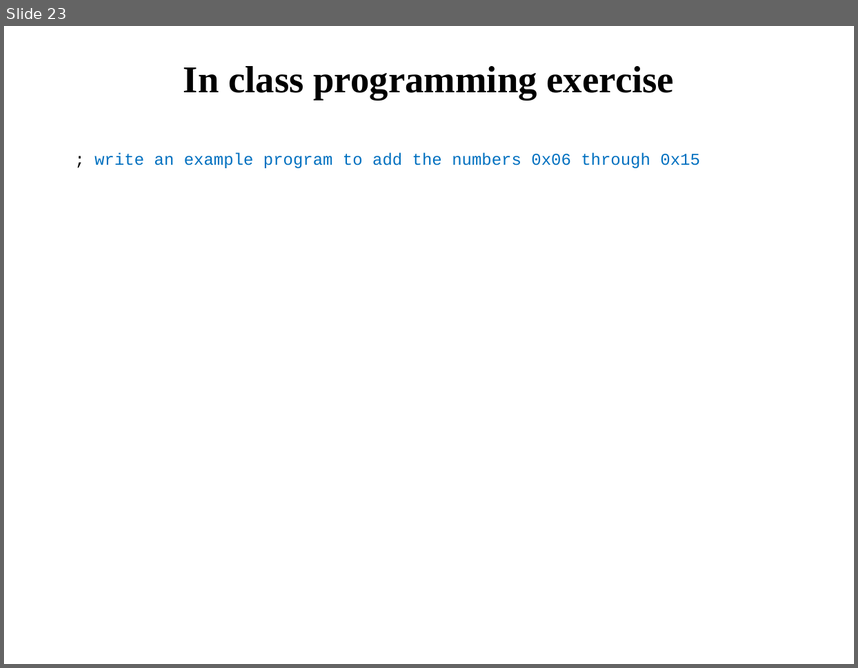
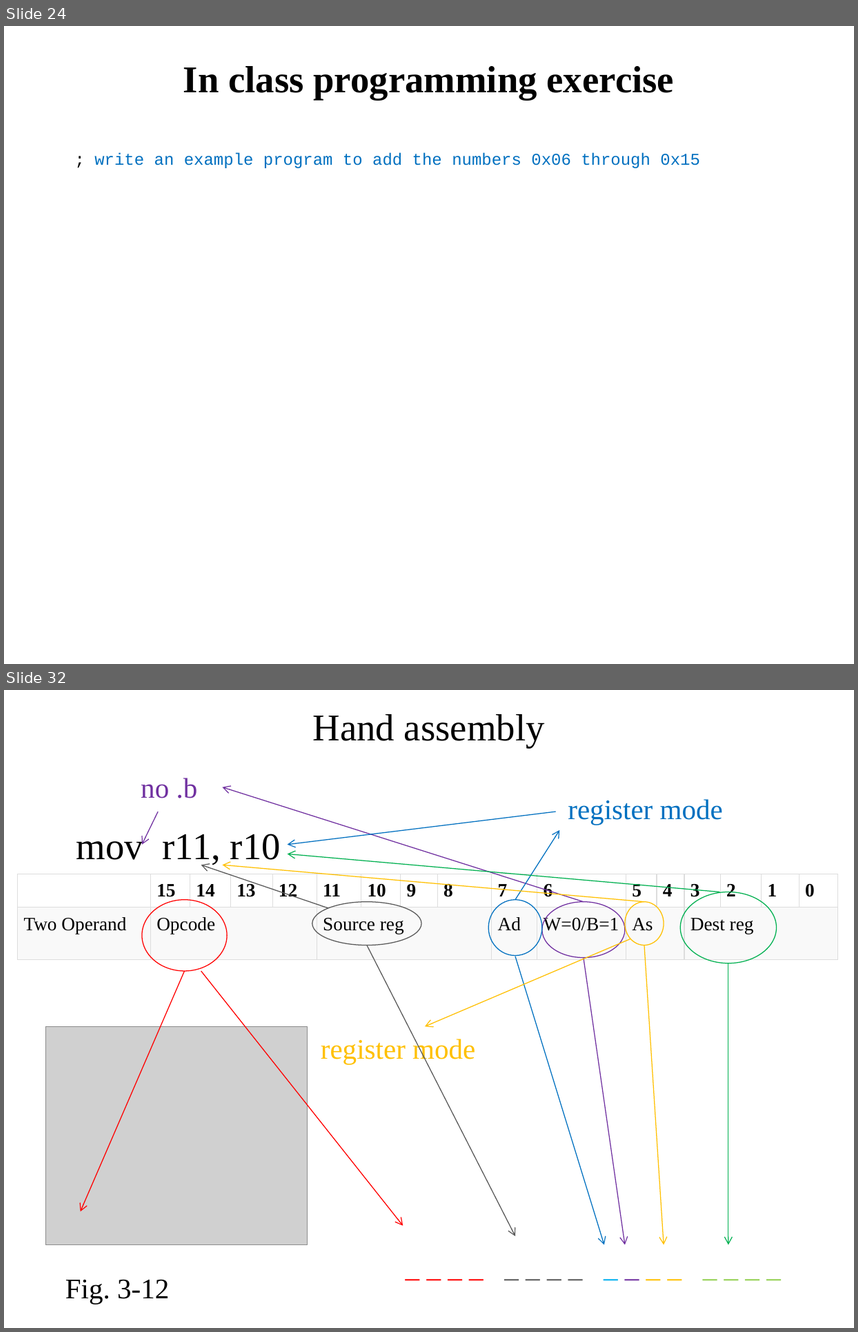
Before and after one commit to pw4rn3r/ECE382, a slide deck: notes/L4/Lsn4.pptx. Shown one above the other, each under a label of ours: slide 23 before the commit, slides 24 and 32 after it; the slides between them are not shown. The pictures are 858x668 and 858x1332 pixels, drawn with LibreOffice and Linux fonts; fonts in the diff are those of the drawing; grey boxes stand for pictures. Boxes give left, top, right and bottom in pixels: in the first picture for what was removed or moved away, otherwise in the second. Text is boxed around its words. In the diff, an @@ line names an element or a change of style, - is before the commit and + after.

```diff
--- a/notes/L4/Lsn4.pptx
+++ b/notes/L4/Lsn4.pptx
@@ slide 32 added at [4, 690, 854, 1328], background #FFFFFF @@
@@ title added at [313, 714, 545, 747], 32 pt, text #000000 @@
+Hand assembly
@@ text added at [141, 778, 198, 798], 24 pt, text #7030A0 @@
+no .b
@@ arrow added from (584, 902) to (223, 787), #7030A0 0.75 pt @@
@@ arrow added from (158, 811) to (142, 845), #7030A0 0.75 pt @@
@@ arrow added from (556, 811) to (287, 845), #0070C0 0.75 pt @@
@@ text added at [568, 799, 723, 825], 24 pt, text #0070C0 @@
+register mode
@@ text added at [76, 834, 281, 867], 32 pt, text #000000 @@
+mov r11, r10
@@ arrow added from (515, 899) to (560, 830), #0070C0 0.75 pt @@
@@ arrow added from (720, 891) to (287, 854), #00B050 0.75 pt @@
@@ table added at [18, 874, 836, 960], 2 rows, 17 columns @@
+ | 15 | 14 | 13 | 12 | 11 | 10 | 9 | 8 | 7 | 6 | 5 | 4 | 3 | 2 | 1 | 0
+Two Operand | Opcode |  |  |  | Source reg |  |  |  | Ad | W=0/B=1 | As |  | Dest reg |  |  | 
@@ arrow added from (328, 907) to (201, 865), #595959 0.75 pt @@
@@ arrow added from (644, 902) to (223, 865), #FFC000 0.75 pt @@
@@ ellipse added at [681, 891, 777, 963], outline #00B050 0.75 pt @@
@@ ellipse added at [142, 899, 227, 971], outline #FF0000 0.75 pt @@
@@ ellipse added at [312, 902, 421, 945], outline #595959 0.75 pt @@
@@ ellipse added at [488, 899, 542, 955], outline #0070C0 0.75 pt @@
@@ ellipse added at [542, 902, 624, 958], outline #7030A0 0.75 pt @@
@@ ellipse added at [624, 902, 664, 945], outline #FFC000 0.75 pt @@
@@ arrow added from (367, 945) to (515, 1236), #595959 0.75 pt @@
@@ arrow added from (631, 939) to (425, 1027), #FFC000 0.75 pt @@
@@ arrow added from (515, 956) to (604, 1244), #0070C0 0.75 pt @@
@@ arrow added from (584, 958) to (624, 1244), #7030A0 0.75 pt @@
@@ arrow added from (644, 945) to (664, 1244), #FFC000 0.75 pt @@
@@ arrow added from (184, 971) to (81, 1211), #FF0000 0.75 pt @@
@@ arrow added from (201, 971) to (403, 1225), #FF0000 0.75 pt @@
@@ arrow added from (728, 963) to (728, 1244), #00B050 0.75 pt @@
@@ picture added at [45, 1027, 308, 1245] @@
@@ text added at [321, 1036, 475, 1064], 24 pt, text #FFC000 @@
+register mode
@@ text added at [397, 1244, 835, 1287], 24 pt, text #FF0000 @@
+_ _ _ _ _ _ _ _ _ _ _ _ _ _ _ _
@@ text added at [65, 1279, 169, 1303], 24 pt, text #000000 @@
+Fig. 3-12
@@ what was slide 23 is now slide 24 @@
```
Also in this commit, not shown: 32 other slides added, 6 other files.
